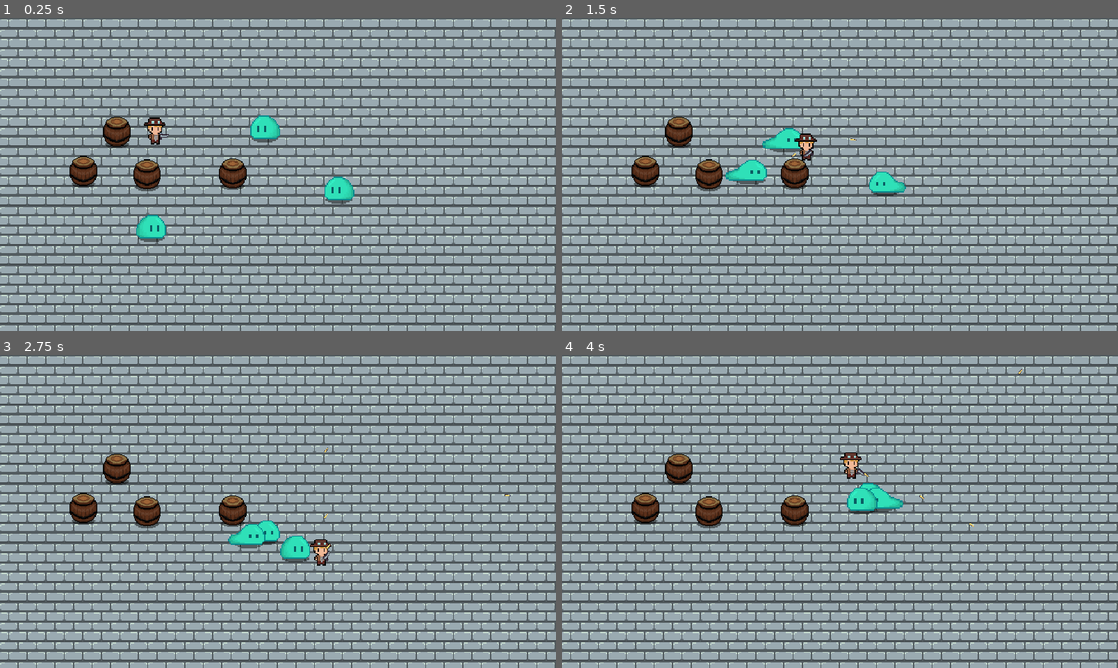
Above: before the commit, frames 1-4 (two rows, left to right).
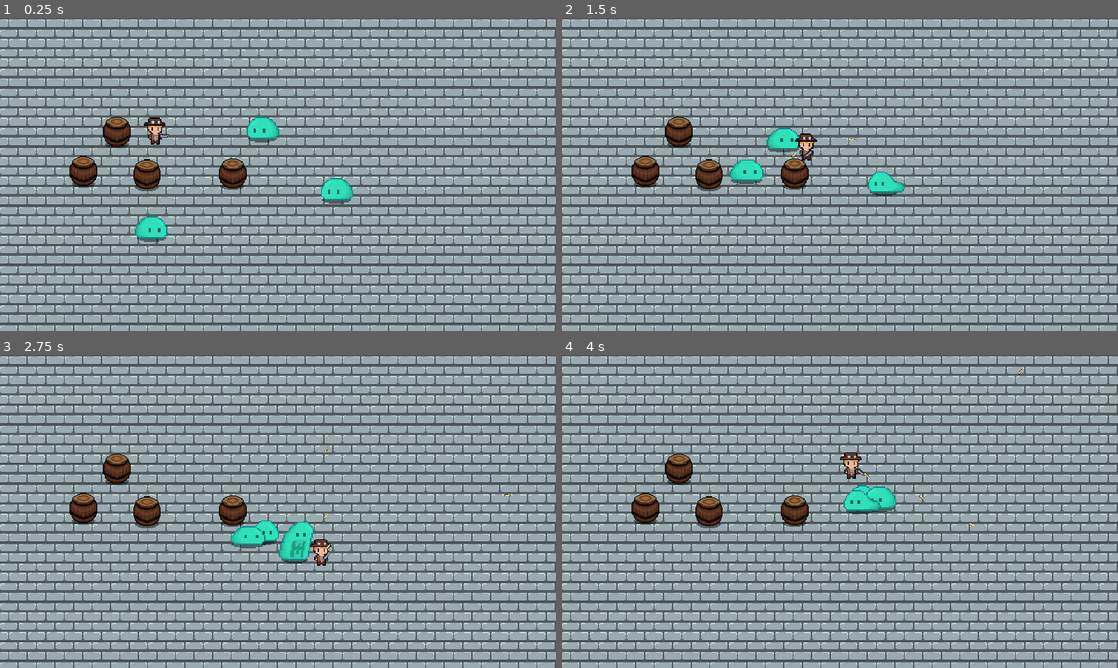
Above: after the commit, the same moments.

Repository: WAIWAI-PARTY/Life-after-people
Game: Godot game, scene res://World.tscn
Two runs of this game, one before a commit and one after it. Both use one fixed random seed, a clock stepped at 60 frames per second and the inputs below.
Inputs (mouse positions are in pixels of both pictures, inside the frame that each line leads up to):
- Up to frame 1 (0.25 s): no input
- Up to frame 2 (1.5 s): move the mouse to (962, 158) at 0.52 s; press the mouse at (962, 158) at 0.53 s; hold D (ui_right) 0.53-1.28 s; move the mouse to (728, 190) at 1.27 s; release the mouse at (728, 190) at 1.28 s; hold S (ui_down) from 1.28 s (still down); click (728, 190) at 1.35 s
- Up to frame 3 (2.75 s): move the mouse to (333, 442) at 2.02 s; release S (ui_down) at 2.03 s; press the mouse at (333, 442) at 2.03 s; hold D (ui_right) from 2.03 s (still down)
- Up to frame 4 (4 s): move the mouse to (812, 574) at 2.77 s; release D (ui_right) at 2.78 s; release the mouse at (812, 574) at 2.78 s; hold W (ui_up) 2.78-3.53 s; click (812, 574) at 2.85 s; move the mouse to (1006, 558) at 3.52 s; press the mouse at (1006, 558) at 3.53 s; hold A (ui_left) from 3.53 s (still down)

The runs differ from the first frame. In frame 1, 0.4% of the frame differs, in the area x 24-64%, y 31-72%; in frame 2, 0.4%; in frame 3, 0.6%, in the area x 41-57%, y 52-67%; in frame 4, 0.3%.

Commit message:
slime animation changed

Diff:
--- a/Enemy/Enemy.gd
+++ b/Enemy/Enemy.gd
@@ -1,7 +1,10 @@
 extends KinematicBody2D
 onready var stats = $Stats
 onready var pdz = $PlayerDetectionZone
-onready var slimeAni = $slimeAnimation
+onready var AnimPlayer = $AnimationPlayer
+onready var AnimTree = $AnimationTree
+onready var AnimState = AnimTree.get("parameters/playback")
+onready var slimeSprite = $Sprite
 export(int) var aclt = 300
 export(int) var max_speed = 50
 export(int) var frict = 200
@@ -16,20 +19,20 @@
 func _process(delta):
 	match state:
 		idle:
-			slimeAni.animation = "idle"
+			AnimState.travel("idle")
 			velocity = velocity.move_toward(Vector2.ZERO, frict*delta)
 			seek_player()
 		wander:
 			pass
 		chase:
 			var player = pdz.player
-			slimeAni.animation = "walk"
+			AnimState.travel("walk")
 			if pdz.can_see_player():
 				var direction = (player.global_position - global_position).normalized()
 				velocity = velocity.move_toward(direction*max_speed, aclt*delta)
 			else:
 				state = idle
-			slimeAni.flip_h = velocity.x > 0
+			slimeSprite.flip_h = velocity.x > 0
 
 	velocity = move_and_slide(velocity)
 
@@ -45,3 +48,7 @@
 	var edf = deathEffect.instance()
 	get_parent().add_child(edf)
 	edf.global_position = global_position
+
+
+func _on_hitbox_area_entered(area):
+	AnimState.travel("attack")
--- a/Enemy/Slime.tscn
+++ b/Enemy/Slime.tscn
@@ -1,57 +1,111 @@
-[gd_scene load_steps=21 format=2]
+[gd_scene load_steps=26 format=2]
 
-[ext_resource path="res://imports/slime-idle.png" type="Texture" id=1]
+[ext_resource path="res://imports/slime.png" type="Texture" id=1]
 [ext_resource path="res://hitandhurt/hurtbox.tscn" type="PackedScene" id=2]
 [ext_resource path="res://Enemy/Enemy.gd" type="Script" id=3]
 [ext_resource path="res://hitandhurt/hitbox.tscn" type="PackedScene" id=4]
 [ext_resource path="res://Stats.tscn" type="PackedScene" id=5]
-[ext_resource path="res://imports/slime-walk.png" type="Texture" id=6]
 [ext_resource path="res://hitandhurt/PlayerDetectionZone.tscn" type="PackedScene" id=7]
 
-[sub_resource type="AtlasTexture" id=4]
-atlas = ExtResource( 1 )
-region = Rect2( 0, 0, 32, 32 )
+[sub_resource type="Animation" id=18]
+length = 0.001
+tracks/0/type = "value"
+tracks/0/path = NodePath("Sprite:frame")
+tracks/0/interp = 1
+tracks/0/loop_wrap = true
+tracks/0/imported = false
+tracks/0/enabled = true
+tracks/0/keys = {
+"times": PoolRealArray( 0 ),
+"transitions": PoolRealArray( 1 ),
+"update": 0,
+"values": [ 0 ]
+}
 
-[sub_resource type="AtlasTexture" id=5]
-atlas = ExtResource( 1 )
-region = Rect2( 32, 0, 32, 32 )
+[sub_resource type="Animation" id=19]
+resource_name = "attack"
+length = 0.5
+tracks/0/type = "value"
+tracks/0/path = NodePath("Sprite:frame")
+tracks/0/interp = 1
+tracks/0/loop_wrap = true
+tracks/0/imported = false
+tracks/0/enabled = true
+tracks/0/keys = {
+"times": PoolRealArray( 0, 0.1, 0.2, 0.3 ),
+"transitions": PoolRealArray( 1, 1, 1, 1 ),
+"update": 1,
+"values": [ 8, 9, 10, 11 ]
+}
 
-[sub_resource type="AtlasTexture" id=6]
-atlas = ExtResource( 1 )
-region = Rect2( 64, 0, 32, 32 )
+[sub_resource type="Animation" id=20]
+resource_name = "idle"
+loop = true
+tracks/0/type = "value"
+tracks/0/path = NodePath("Sprite:frame")
+tracks/0/interp = 1
+tracks/0/loop_wrap = true
+tracks/0/imported = false
+tracks/0/enabled = true
+tracks/0/keys = {
+"times": PoolRealArray( 0, 0.2, 0.4, 0.6, 0.8 ),
+"transitions": PoolRealArray( 1, 1, 1, 1, 1 ),
+"update": 1,
+"values": [ 3, 4, 5, 6, 7 ]
+}
 
-[sub_resource type="AtlasTexture" id=7]
-atlas = ExtResource( 1 )
-region = Rect2( 96, 0, 32, 32 )
+[sub_resource type="Animation" id=21]
+resource_name = "walk"
+length = 0.9
+loop = true
+tracks/0/type = "value"
+tracks/0/path = NodePath("Sprite:frame")
+tracks/0/interp = 1
+tracks/0/loop_wrap = true
+tracks/0/imported = false
+tracks/0/enabled = true
+tracks/0/keys = {
+"times": PoolRealArray( 0, 0.3, 0.6 ),
+"transitions": PoolRealArray( 1, 1, 1 ),
+"update": 1,
+"values": [ 0, 1, 2 ]
+}
 
-[sub_resource type="AtlasTexture" id=8]
-atlas = ExtResource( 1 )
-region = Rect2( 128, 0, 32, 32 )
+[sub_resource type="AnimationNodeAnimation" id=22]
+animation = "attack"
 
-[sub_resource type="AtlasTexture" id=10]
-atlas = ExtResource( 6 )
-region = Rect2( 0, 0, 48, 32 )
+[sub_resource type="AnimationNodeAnimation" id=23]
+animation = "idle"
 
-[sub_resource type="AtlasTexture" id=11]
-atlas = ExtResource( 6 )
-region = Rect2( 48, 0, 48, 32 )
+[sub_resource type="AnimationNodeAnimation" id=24]
+animation = "walk"
 
-[sub_resource type="AtlasTexture" id=12]
-atlas = ExtResource( 6 )
-region = Rect2( 96, 0, 48, 32 )
+[sub_resource type="AnimationNodeStateMachineTransition" id=25]
 
-[sub_resource type="SpriteFrames" id=9]
-animations = [ {
-"frames": [ SubResource( 4 ), SubResource( 5 ), SubResource( 6 ), SubResource( 7 ), SubResource( 8 ) ],
-"loop": true,
-"name": "idle",
-"speed": 6.0
-}, {
-"frames": [ SubResource( 10 ), SubResource( 11 ), SubResource( 12 ) ],
-"loop": true,
-"name": "walk",
-"speed": 4.0
-} ]
+[sub_resource type="AnimationNodeStateMachineTransition" id=26]
+
+[sub_resource type="AnimationNodeStateMachineTransition" id=27]
+
+[sub_resource type="AnimationNodeStateMachineTransition" id=28]
+switch_mode = 2
+
+[sub_resource type="AnimationNodeStateMachineTransition" id=29]
+switch_mode = 2
+
+[sub_resource type="AnimationNodeStateMachineTransition" id=30]
+
+[sub_resource type="AnimationNodeStateMachine" id=31]
+states/attack/node = SubResource( 22 )
+states/attack/position = Vector2( 659, 109 )
+states/idle/node = SubResource( 23 )
+states/idle/position = Vector2( 485, -31 )
+states/walk/node = SubResource( 24 )
+states/walk/position = Vector2( 324, 109 )
+transitions = [ "walk", "attack", SubResource( 25 ), "idle", "walk", SubResource( 26 ), "idle", "attack", SubResource( 27 ), "attack", "idle", SubResource( 28 ), "attack", "walk", SubResource( 29 ), "walk", "idle", SubResource( 30 ) ]
+start_node = "idle"
+graph_offset = Vector2( 22, -80 )
+
+[sub_resource type="AnimationNodeStateMachinePlayback" id=32]
 
 [sub_resource type="CapsuleShape2D" id=1]
 radius = 4.0
@@ -73,12 +127,23 @@
 collision_mask = 4
 script = ExtResource( 3 )
 
-[node name="slimeAnimation" type="AnimatedSprite" parent="."]
-frames = SubResource( 9 )
-animation = "idle"
-frame = 4
-playing = true
-offset = Vector2( 1, -5 )
+[node name="Sprite" type="Sprite" parent="."]
+texture = ExtResource( 1 )
+offset = Vector2( 0, -3 )
+hframes = 12
+
+[node name="AnimationPlayer" type="AnimationPlayer" parent="."]
+autoplay = "idle"
+anims/RESET = SubResource( 18 )
+anims/attack = SubResource( 19 )
+anims/idle = SubResource( 20 )
+anims/walk = SubResource( 21 )
+
+[node name="AnimationTree" type="AnimationTree" parent="."]
+tree_root = SubResource( 31 )
+anim_player = NodePath("../AnimationPlayer")
+active = true
+parameters/playback = SubResource( 32 )
 
 [node name="CollisionShape2D" type="CollisionShape2D" parent="."]
 position = Vector2( 1, 2 )
@@ -113,6 +178,7 @@
 shape = SubResource( 13 )
 
 [connection signal="area_entered" from="hurtbox" to="." method="_on_hurtbox_area_entered"]
+[connection signal="area_entered" from="hitbox" to="." method="_on_hitbox_area_entered"]
 [connection signal="no_health" from="Stats" to="." method="_on_Stats_no_health"]
 
 [editable path="hurtbox"]
Binary file added: imports/slime.png
Not shown, added: imports/slime.png.import
